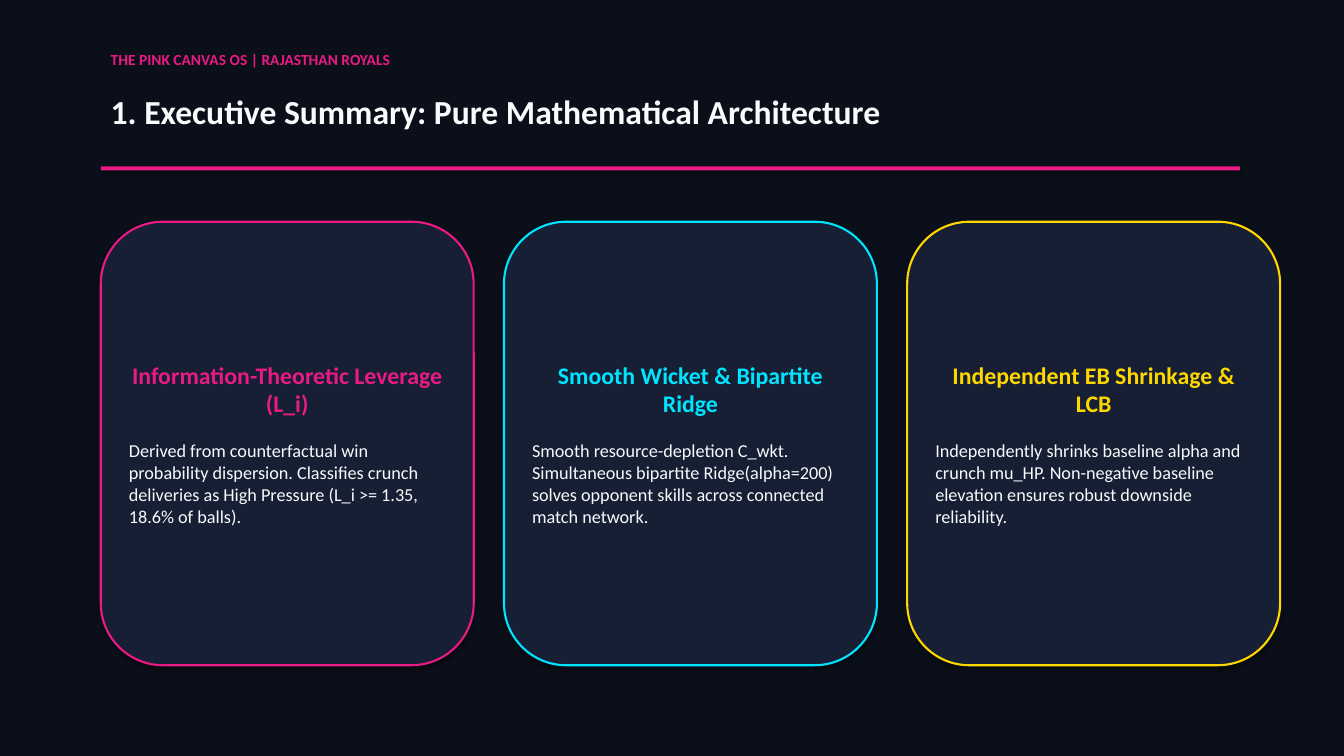
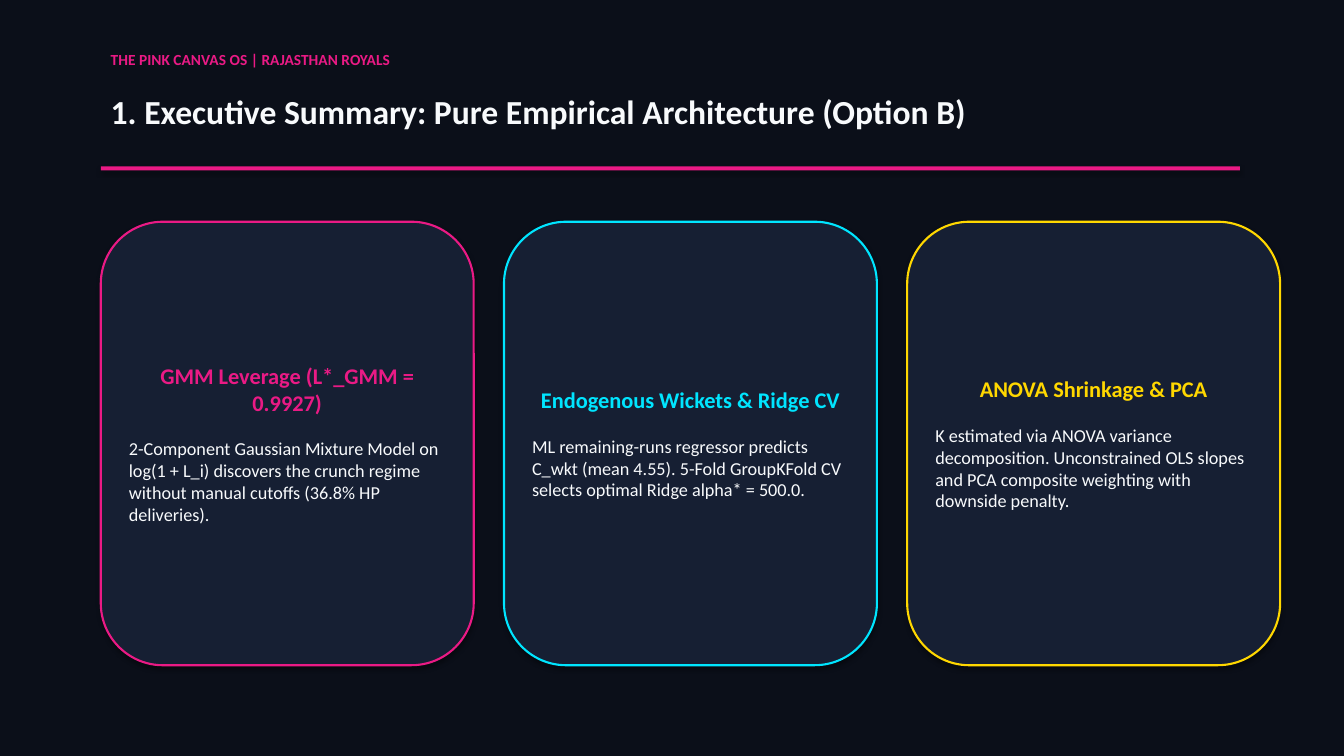
Before and after one commit to passionate-coder26/SupeRR-selector, a slide deck: slide 2 of assets/SupeRR_Selector_S2_Methodology_Report.pptx. Drawn at 1344x756 pixels with LibreOffice and Linux fonts; fonts in the diff are those of the drawing. Boxes give left, top, right and bottom in pixels: in the first picture for what was removed or moved away, otherwise in the second. Text is boxed around its words. In the diff, an @@ line names an element or a change of style, - is before the commit and + after.

Commit message:
Implement Option B: Pure first-principles empirical econometric ML pipeline with zero manual constants

```diff
--- a/assets/SupeRR_Selector_S2_Methodology_Report.pptx
+++ b/assets/SupeRR_Selector_S2_Methodology_Report.pptx
@@ text at (111, 99, 965, 130): text changed @@
-1. Executive Summary: Pure Mathematical Architecture
+1. Executive Summary: Pure Empirical Architecture (Option B)
@@ text in rounded rectangle at (129, 367, 438, 524): text changed @@
-Information-Theoretic Leverage (L_i)
-Derived from counterfactual win probability dispersion. Classifies crunch deliveries as High Pressure (L_i >= 1.35, 18.6% of balls).
+GMM Leverage (L*_GMM = 0.9927)
+2-Component Gaussian Mixture Model on log(1 + L_i) discovers the crunch regime without manual cutoffs (36.8% HP deliveries).
@@ text in rounded rectangle at (935, 381, 1245, 510): text changed @@
-Independent EB Shrinkage & LCB
-Independently shrinks baseline alpha and crunch mu_HP. Non-negative baseline elevation ensures robust downside reliability.
+ANOVA Shrinkage & PCA
+K estimated via ANOVA variance decomposition. Unconstrained OLS slopes and PCA composite weighting with downside penalty.
@@ text in rounded rectangle at (532, 392, 841, 499): text changed @@
-Smooth Wicket & Bipartite Ridge
-Smooth resource-depletion C_wkt. Simultaneous bipartite Ridge(alpha=200) solves opponent skills across connected match network.
+Endogenous Wickets & Ridge CV
+ML remaining-runs regressor predicts C_wkt (mean 4.55). 5-Fold GroupKFold CV selects optimal Ridge alpha* = 500.0.
```
Also in this commit, not shown: 8 other slides changed, 14 other files.
